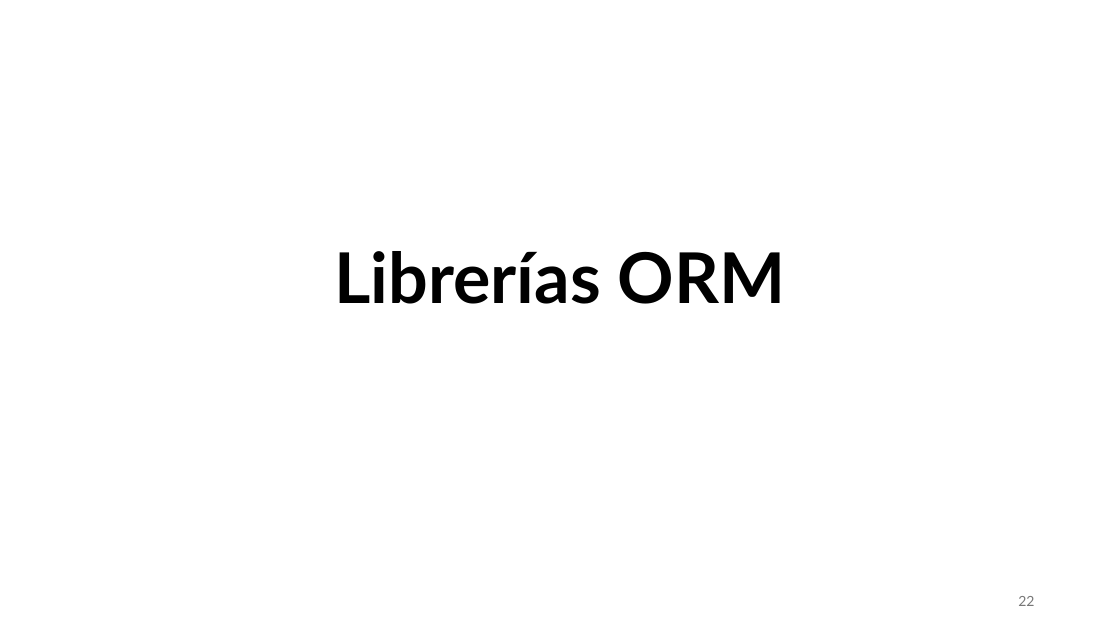
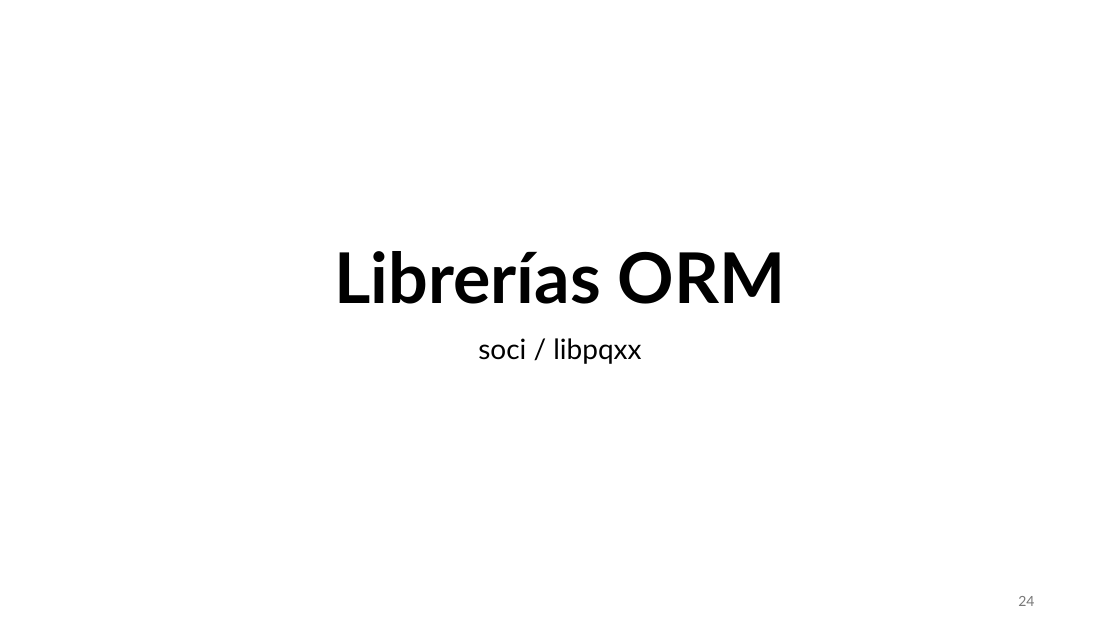
Before and after one commit to aldebarran22/CURSO_CPP_SERVICIOS_30H, a slide deck: slide 24 of doc/4_Gestion_estado_persistencia.pptx (slide 22 before the commit). Drawn at 1120x630 pixels with LibreOffice and Linux fonts; fonts in the diff are those of the drawing. Boxes give left, top, right and bottom in pixels: in the first picture for what was removed or moved away, otherwise in the second. Text is boxed around its words. In the diff, an @@ line names an element or a change of style, - is before the commit and + after.

```diff
--- a/doc/4_Gestion_estado_persistencia.pptx
+++ b/doc/4_Gestion_estado_persistencia.pptx
@@ subtitle added at (478,338,641,364), 24 pt, text #000000 @@
+soci / libpqxx
@@ page number at (1018,596,1034,606): text changed @@
-22
+24
```
Also in this commit, not shown: 2 other slides changed, 8 slides added, 6 other files.
